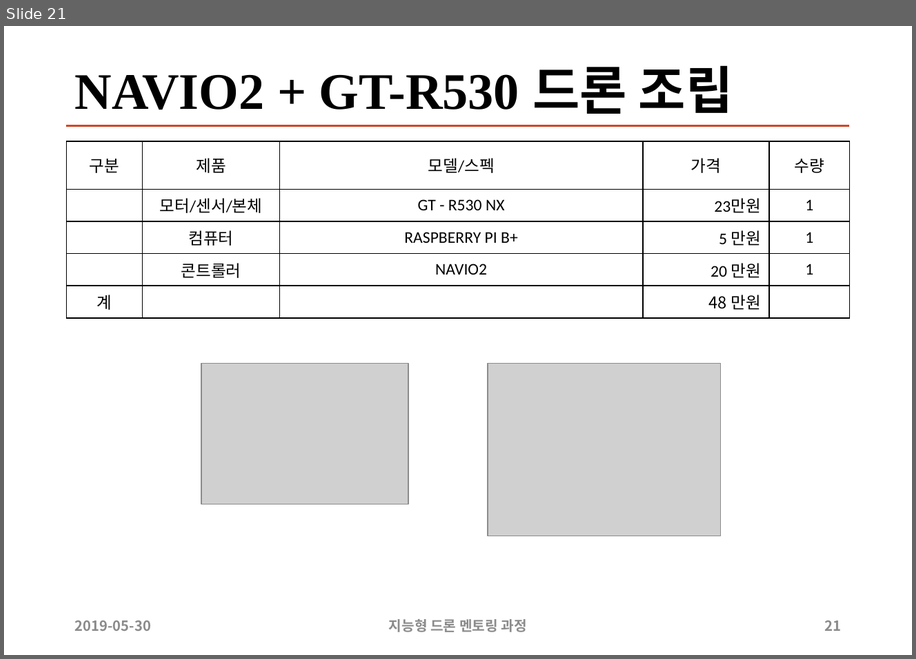
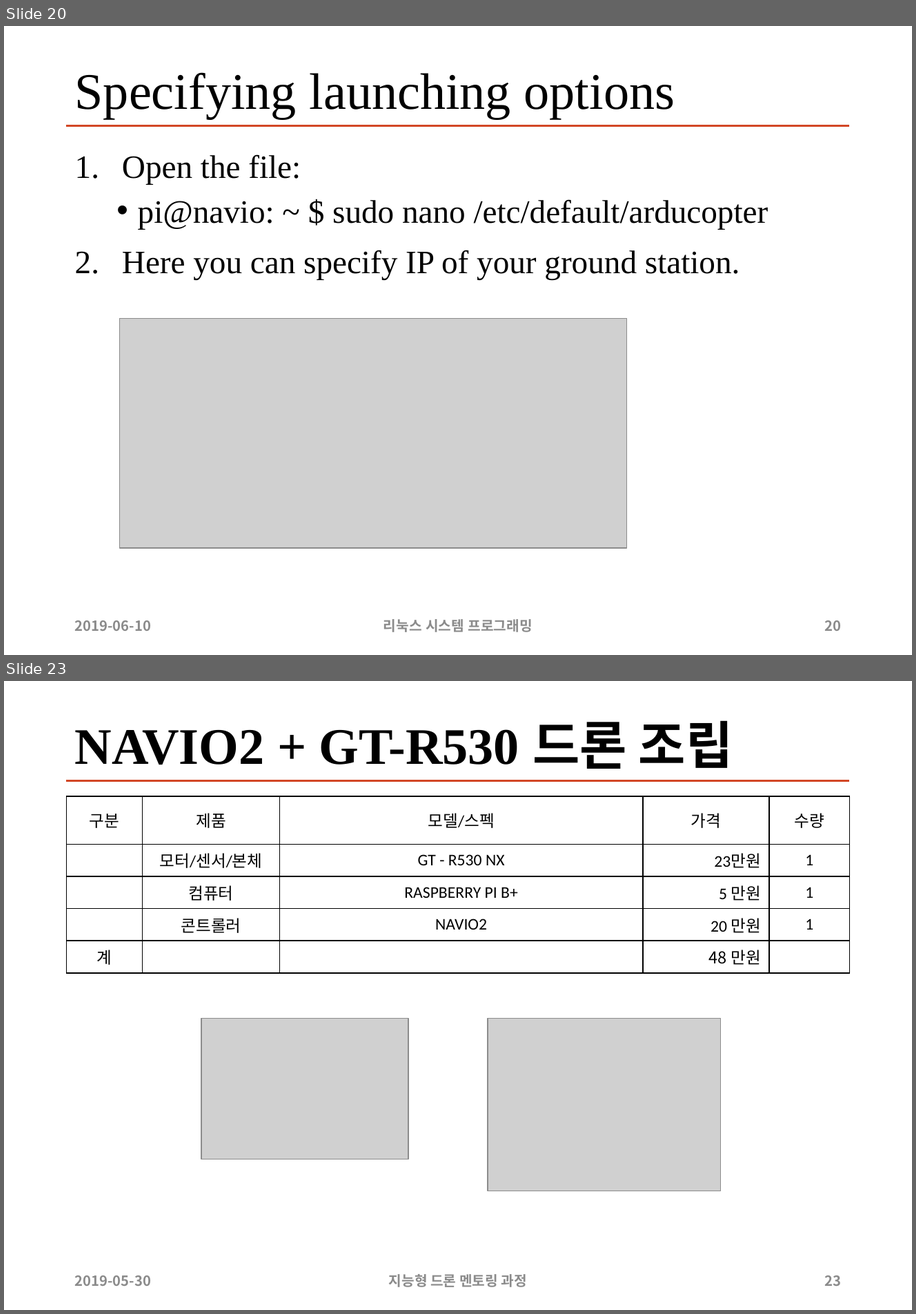
Before and after one commit to sunabove/autopilot_doc, a slide deck: 110 매뉴얼/190609 NAVIO 2 드론 제작 V1.1 (1).pptx. Shown one above the other, each under a label of ours: slide 21 before the commit, slides 20 and 23 after it; the slides between them are not shown. The pictures are 916x659 and 916x1314 pixels, drawn with LibreOffice and Linux fonts; fonts in the diff are those of the drawing; grey boxes stand for pictures. Boxes give left, top, right and bottom in pixels: in the first picture for what was removed or moved away, otherwise in the second. Text is boxed around its words. In the diff, an @@ line names an element or a change of style, - is before the commit and + after.

```diff
--- a/110 매뉴얼/190609 NAVIO 2 드론 제작 V1.1 (1).pptx
+++ b/110 매뉴얼/190609 NAVIO 2 드론 제작 V1.1 (1).pptx
@@ slide 20 added at (4, 26, 912, 655), background #FFFFFF; not listed: 1 template element that a slide beside it also shows @@
@@ title added at (75, 72, 675, 118), 44 pt, text #000000 @@
+Specifying launching options
@@ text added at (122, 154, 769, 280), 28 pt, text #000000 @@
+1. Open the file:
+  • pi@navio: ~ $ sudo nano /etc/default/arducopter
+2. Here you can specify IP of your ground station.
@@ picture added at (120, 318, 627, 548) @@
@@ text added at (75, 620, 151, 630), 12 pt, text #8C8C8C, bold @@
+2019-06-10
@@ text added at (383, 619, 533, 632), 12 pt, text #8C8C8C, bold @@
+리눅스 시스템 프로그래밍
@@ page number added at (824, 620, 841, 630), 12 pt, text #8C8C8C, bold @@
+20
@@ what was slide 21 is now slide 23 @@
@@ page number at (824, 1275, 841, 1285): text changed @@
-21
+23
```
Also in this commit, not shown: 20 slides changed, 1 other slide added, 4 other files.
